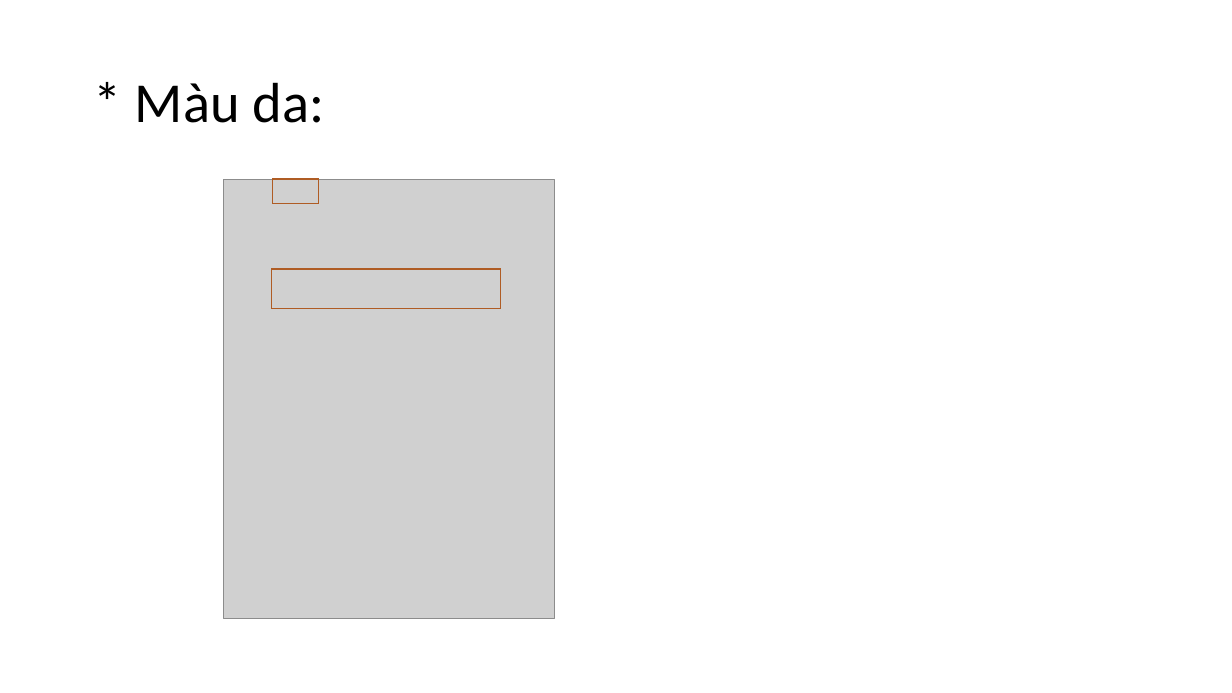
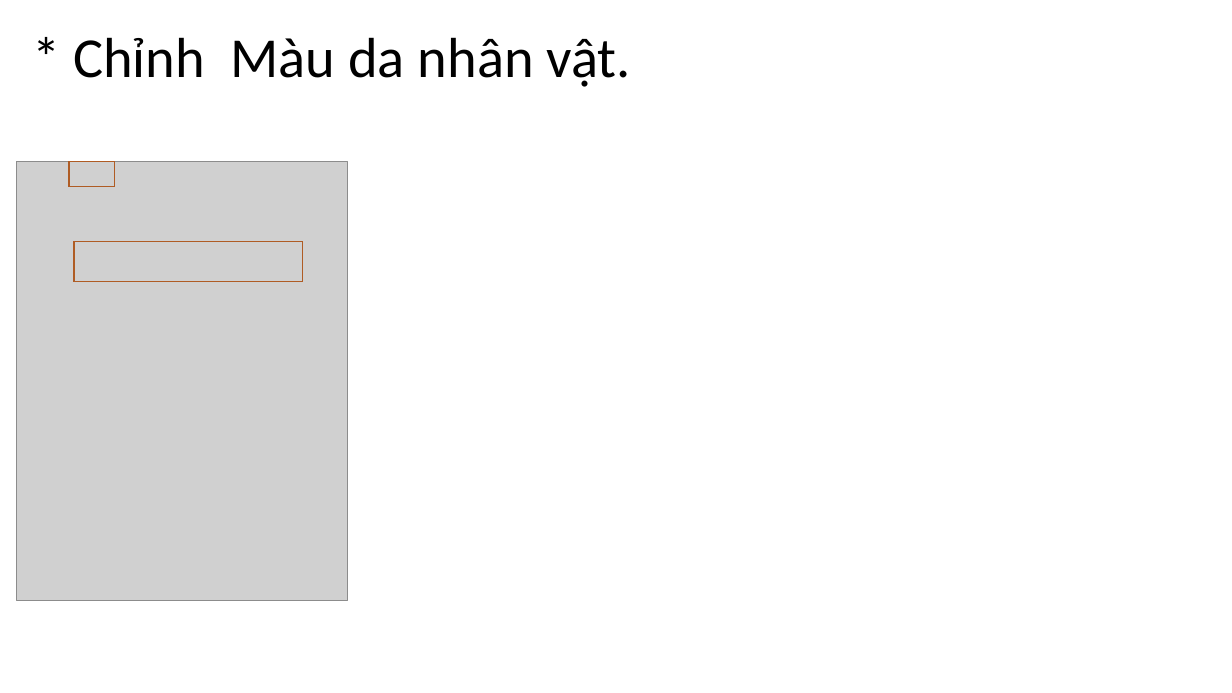
Before and after one commit to DangVanDoan05/photoshop, a slide deck: slide 22 of Điều chỉnh da mặt.pptx (slide 15 before the commit). Drawn at 1232x693 pixels with LibreOffice and Linux fonts; fonts in the diff are those of the drawing; grey boxes stand for pictures. Boxes give left, top, right and bottom in pixels: in the first picture for what was removed or moved away, otherwise in the second. Text is boxed around its words. In the diff, an @@ line names an element or a change of style, - is before the commit and + after.

```diff
--- a/Điều chỉnh da mặt.pptx
+++ b/Điều chỉnh da mặt.pptx
@@ title at [73,37,631,87]: text changed @@
-* Màu da:
+* Chỉnh Màu da nhân vật.
@@ picture: place and size @@
-picture at [224,179,555,619]
+picture at [17,161,348,601]
@@ rectangle: place and size @@
-rectangle at [273,179,319,204]
+rectangle at [69,162,116,187]
@@ rectangle: place and size @@
-rectangle at [272,269,501,309]
+rectangle at [74,242,303,282]
```
Also in this commit, not shown: 7 slides added, 4 other files.
